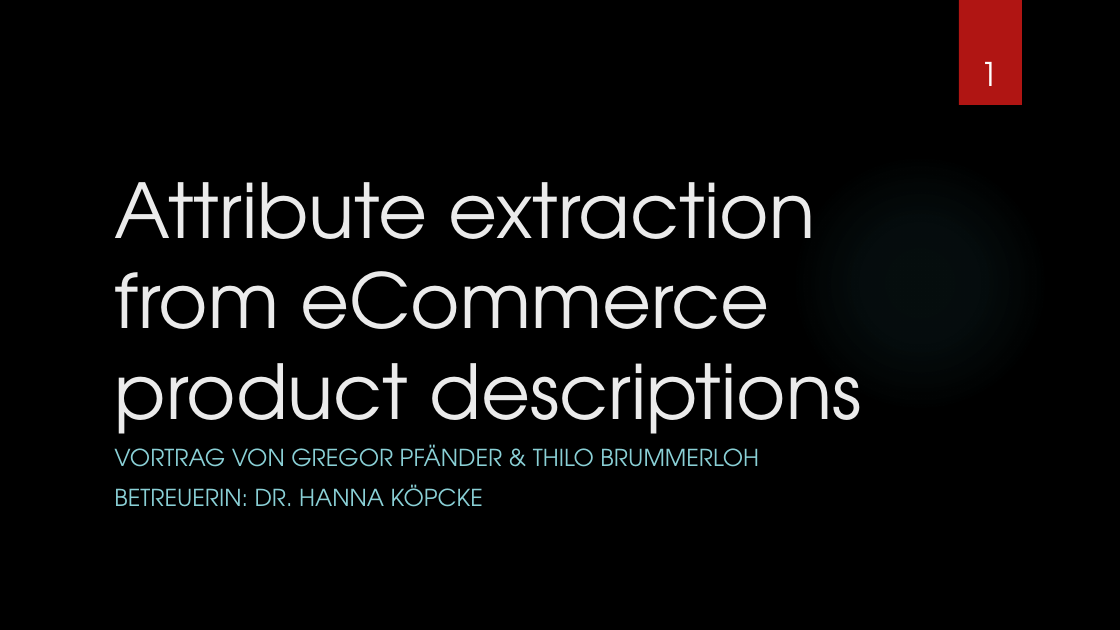
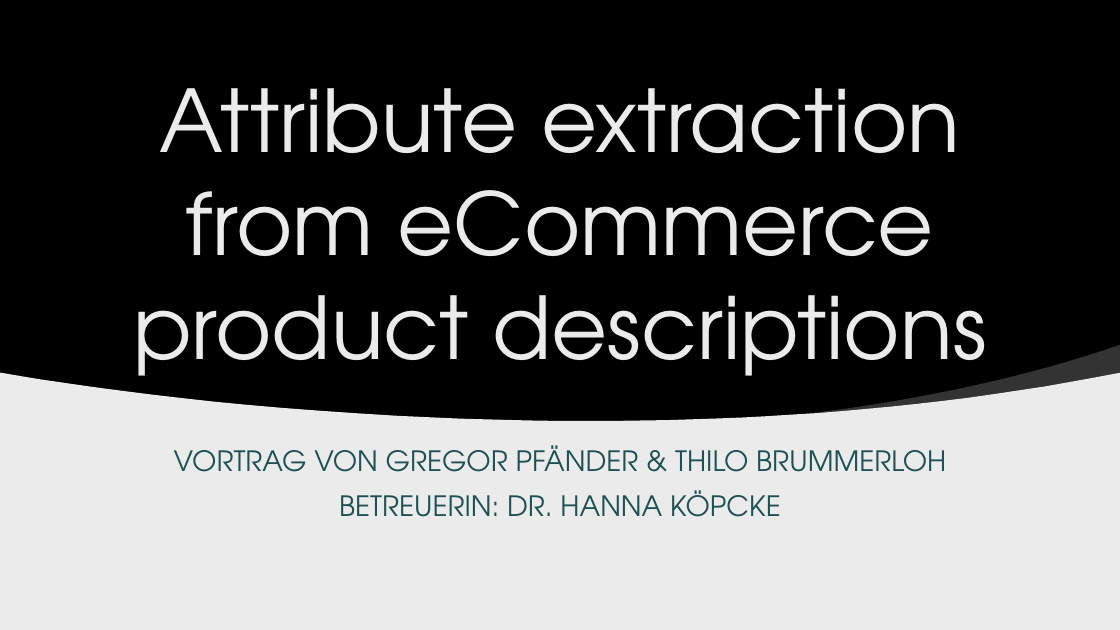
Before and after one commit to thilobru/BigData, a slide deck: slide 1 of Präsentation/präsentation.pptx. Drawn at 1120x630 pixels with LibreOffice and Linux fonts; fonts in the diff are those of the drawing; background and template pictures are left out. Boxes give left, top, right and bottom in pixels: in the first picture for what was removed or moved away, otherwise in the second. Text is boxed around its words. In the diff, an @@ line names an element or a change of style, - is before the commit and + after.

```diff
--- a/Präsentation/präsentation.pptx
+++ b/Präsentation/präsentation.pptx
@@ rectangle added at bbox=[0, 0, 1120, 434], fill #000000 @@
@@ title "Attribute extraction from eCommerce product ...": place and size @@
-title "Attribute extraction from eCommerce product ..." at bbox=[114, 182, 861, 454]
+title "Attribute extraction from eCommerce product ..." at bbox=[133, 88, 987, 399]
@@ title "Attribute extraction from eCommerce product ..." at bbox=[133, 88, 987, 399]: size 64.8 to 74 pt; alignment left to centre @@
@@ page number removed at bbox=[980, 62, 998, 86] @@
-1
@@ ellipse removed at bbox=[791, 154, 1049, 413] @@
@@ freeform shape added at bbox=[802, 345, 1120, 421], fill #FFFFFF at 20% opacity @@
@@ freeform shape added at bbox=[0, 373, 1120, 630], fill #EBEBEB @@
@@ subtitle "VORTRAG VON GREGOR PFÄNDER & ...": place and size @@
-subtitle "VORTRAG VON GREGOR PFÄNDER & ..." at bbox=[114, 444, 759, 507]
+subtitle "VORTRAG VON GREGOR PFÄNDER & ..." at bbox=[174, 445, 946, 517]
@@ subtitle "VORTRAG VON GREGOR PFÄNDER & ..." at bbox=[174, 445, 946, 517]: size 20 to 24 pt, text colour #8AD0D6 to #1E5155; alignment left to centre @@
```
Also in this commit, not shown: 1 other slide changed, 11 slides added, 6 slides removed, 5 other files.
